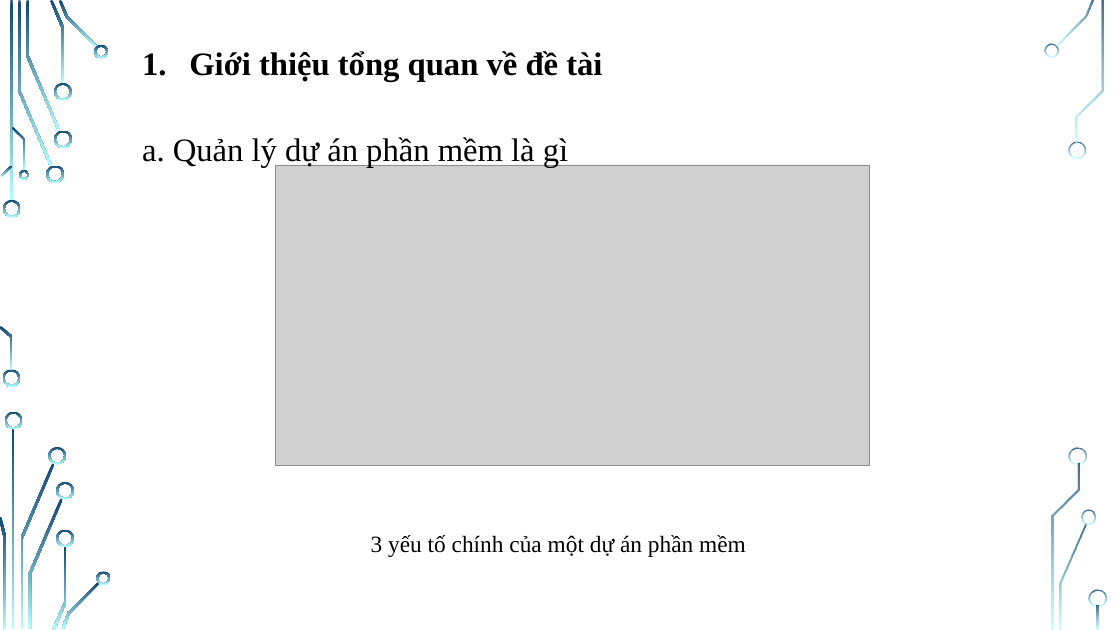
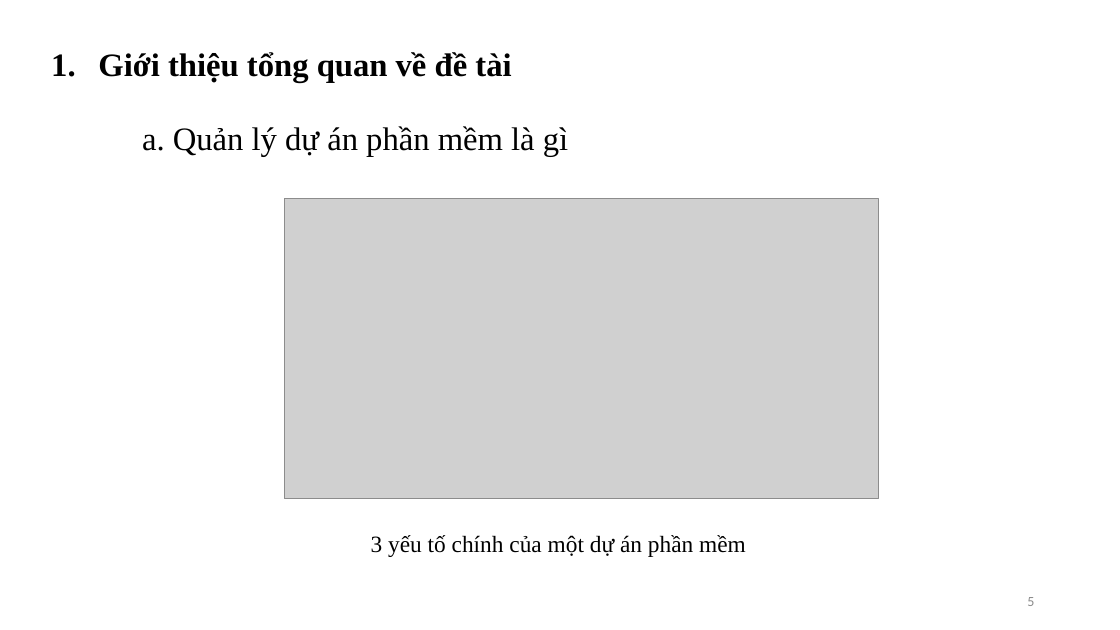
Before and after one commit to NguyenThiHao/DoAnTotNghiep, a slide deck: slide 5 of Documents/Slide do an tot nghiep.pptx. Drawn at 1120x630 pixels with LibreOffice and Linux fonts; fonts in the diff are those of the drawing; grey boxes stand for pictures; background and template pictures are left out. Boxes give left, top, right and bottom in pixels: in the first picture for what was removed or moved away, otherwise in the second. Text is boxed around its words. In the diff, an @@ line names an element or a change of style, - is before the commit and + after.

```diff
--- a/Documents/Slide do an tot nghiep.pptx
+++ b/Documents/Slide do an tot nghiep.pptx
@@ text "Giới thiệu tổng quan về ...": place and size @@
-text "Giới thiệu tổng quan về ..." at (189, 51, 602, 81)
+text "Giới thiệu tổng quan về ..." at (98, 52, 511, 82)
@@ text "a. Quản lý dự án ...": place and size @@
-text "a. Quản lý dự án ..." at (142, 137, 568, 167)
+text "a. Quản lý dự án ..." at (142, 126, 568, 156)
@@ picture: place and size @@
-picture at (276, 165, 870, 465)
+picture at (284, 199, 878, 499)
@@ page number added at (1027, 597, 1034, 606), 12 pt, text #8C8C8C @@
+5
@@ group removed at (0, 0, 1107, 630): 33 freeform shapes, 3 rectangles @@
```
Also in this commit, not shown: 18 other slides changed, 9 slides added, 2 slides removed, 25 other files.
